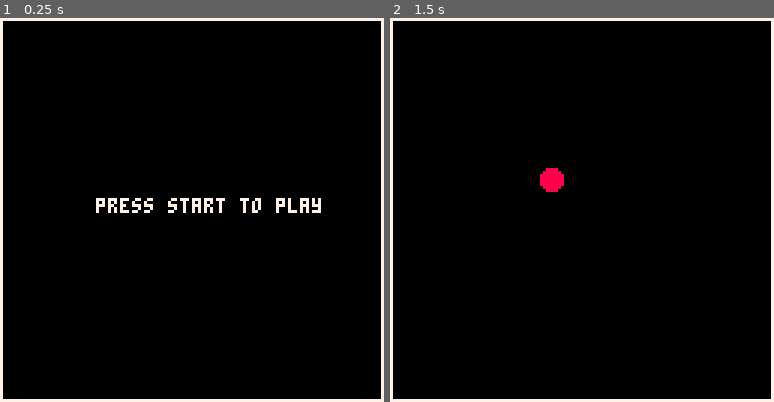
Above: before the commit, frames 1-2 (left to right).
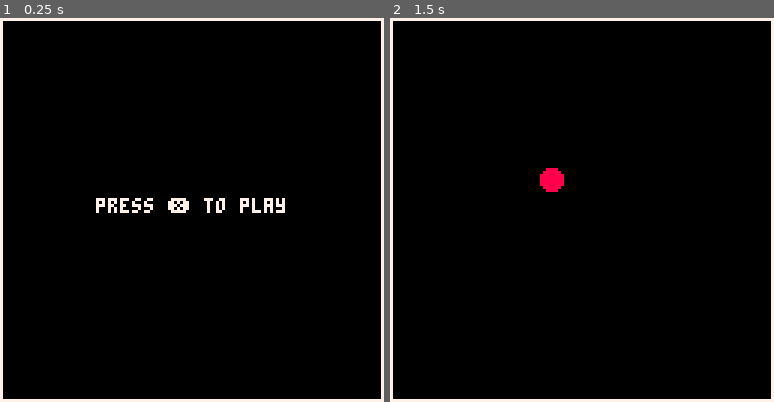
Above: after the commit, the same moments.

Repository: FrederikHR/GDB
Game: PICO-8 cartridge test.p8
The game is run twice, just before and just after one commit, with the same random seed, the same clock (stepped at 60 frames per second) and the same inputs.
Inputs:
- Up to frame 1 (0.25 s): no input
- Up to frame 2 (1.5 s): tap X (X key) at 1.07 s

The runs differ from the first frame. In frame 1, 0.7% of the frame differs, in the area x 43-84%, y 46-51%; in frame 2, nothing differs.

Commit message:
endret start screen

Diff:
--- a/test.p8
+++ b/test.p8
@@ -32,7 +32,7 @@
 --draw
 
 function draw_start_screen()
- print("press start to play", 32, 60, 7)
+ print("press ❎ to play", 32, 60, 7)
 end
 
 function draw_game_screen()
